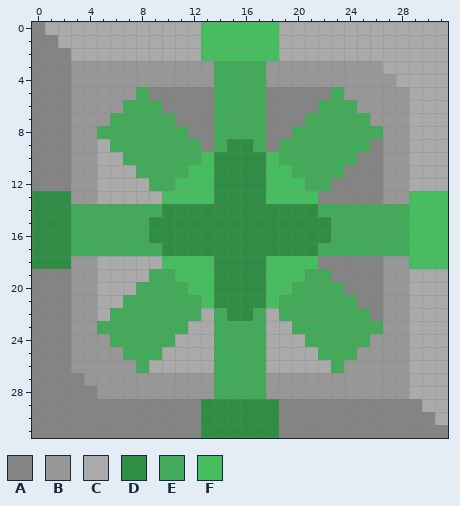
Pixel-art sprite, stored at sprites/blocks/effect/heal_stantion.png. The picture above was drawn from the file before the commit.
The file is 32x32 pixels.
Palette (. is transparent): A #848484  B #979797  C #aaaaaa  D #2f8e43  E #42aa58  F #46bd5f
Now the later version:
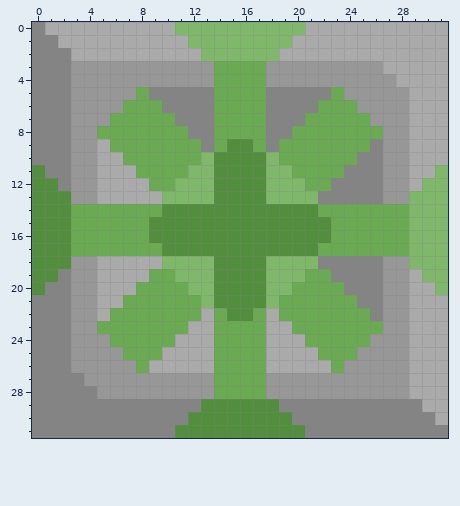
The exact change:
colour D: #2f8e43 -> #528e3e
colour E: #42aa58 -> #69aa52
colour F: #46bd5f -> #7fb86b
y 0: x 11..12 CC -> FF; x 19..20 CC -> FF
y 1: x 12 C -> F; x 19 C -> F
y 11: x 0 A -> D; x 31 C -> F
y 12: x 0..1 AA -> DD; x 30..31 CC -> FF
y 19: x 0..1 AA -> DD; x 30..31 CC -> FF
y 20: x 0 A -> D; x 31 C -> F
y 30: x 12 A -> D; x 19 A -> D
y 31: x 11..12 AA -> DD; x 19..20 AA -> DD
